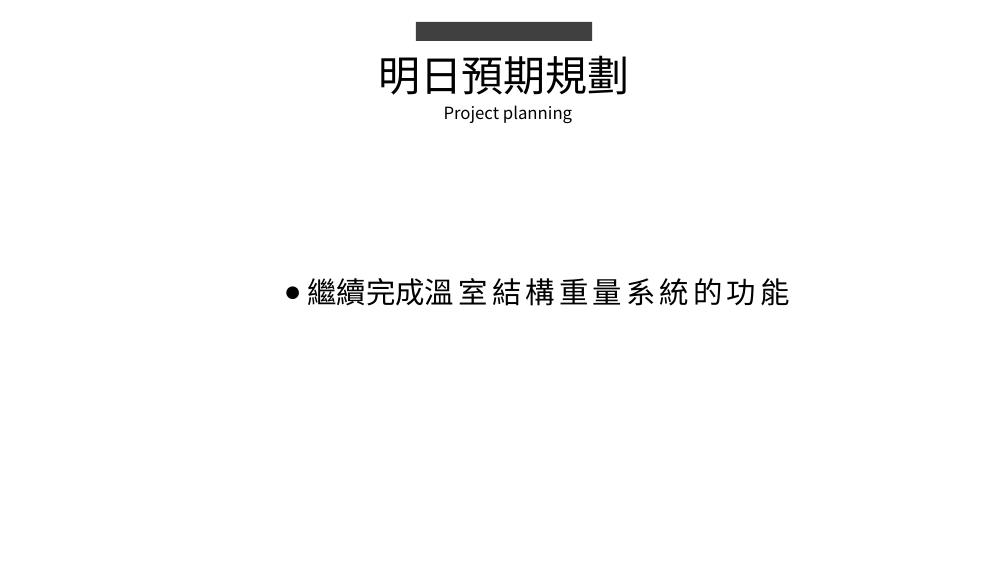
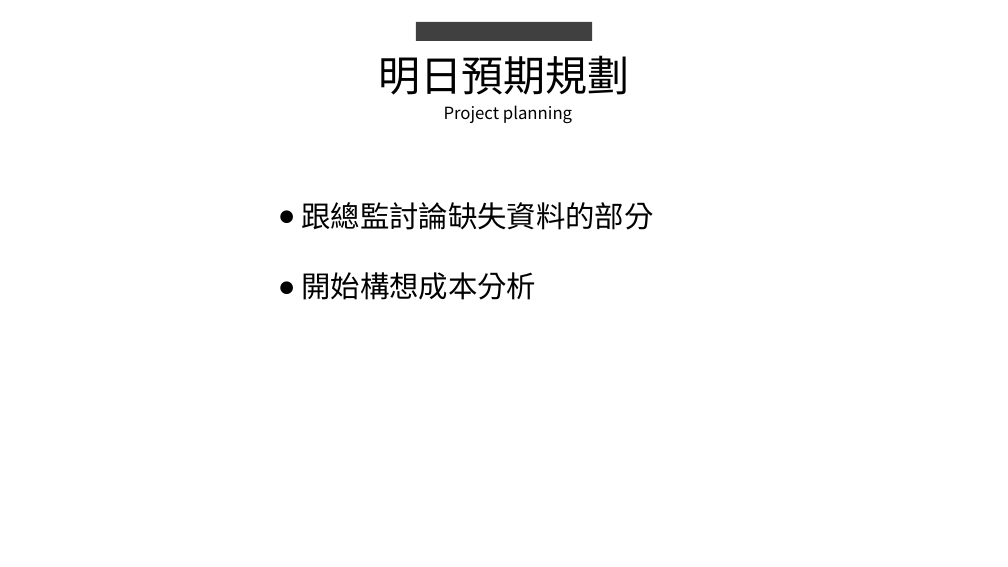
Before and after one commit to king637324/KnowledgeGreenhouseSystem, a slide deck: slide 5 of 工作日報_葉柏漢/2021.08/2021.08.04(加班)~2021.08.05工作日報_葉柏漢.pptx. Drawn at 1008x567 pixels with LibreOffice and Linux fonts; fonts in the diff are those of the drawing. Boxes give left, top, right and bottom in pixels: in the first picture for what was removed or moved away, otherwise in the second. Text is boxed around its words. In the diff, an @@ line names an element or a change of style, - is before the commit and + after.

```diff
--- a/工作日報_葉柏漢/2021.08/2021.08.04(加班)~2021.08.05工作日報_葉柏漢.pptx
+++ b/工作日報_葉柏漢/2021.08/2021.08.04(加班)~2021.08.05工作日報_葉柏漢.pptx
@@ text at [301,202,653,300]: text changed @@
-● 繼續完成溫室結構重量系統的功能
+● 跟總監討論缺失資料的部分
+● 開始構想成本分析
```
Also in this commit, not shown: 1 other slide changed, 1 slide added, 1 slide removed, 4 other files.
